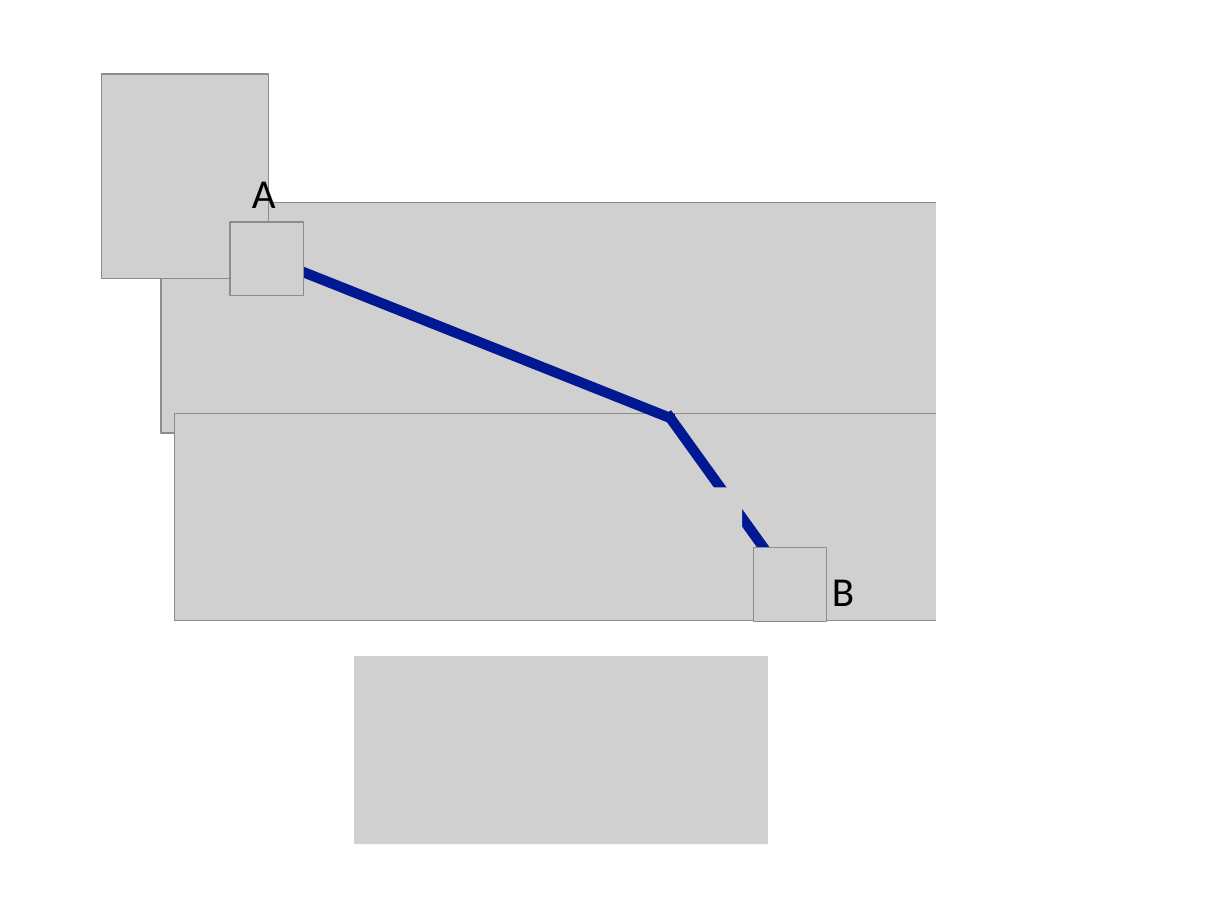
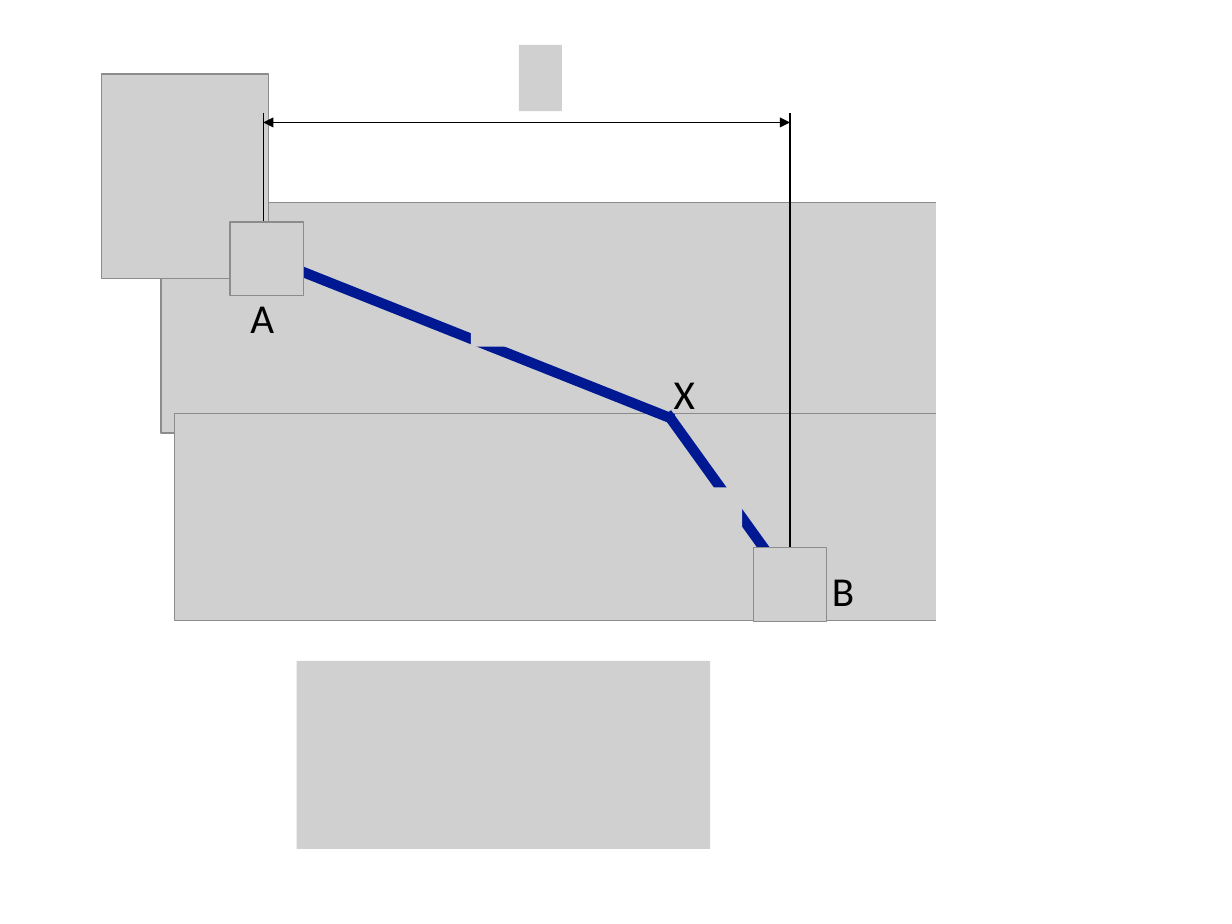
Before and after one commit to kaityo256/classical_mechanics, a slide deck: slide 1 of variational_principle/fig/fig.pptx. Drawn at 1232x924 pixels with LibreOffice and Linux fonts; fonts in the diff are those of the drawing; grey boxes stand for pictures. Boxes give left, top, right and bottom in pixels: in the first picture for what was removed or moved away, otherwise in the second. Text is boxed around its words. In the diff, an @@ line names an element or a change of style, - is before the commit and + after.

```diff
--- a/variational_principle/fig/fig.pptx
+++ b/variational_principle/fig/fig.pptx
@@ picture added at (519,44,562,111) @@
@@ line added from (264, 269) to (264, 113), #000000 0.75 pt @@
@@ line added from (790, 584) to (790, 113), #000000 0.75 pt @@
@@ double arrow added from (790, 122) to (264, 122), #000000 0.75 pt @@
@@ picture: place and size @@
-picture at (447,240,517,322)
+picture at (471,265,541,346)
@@ text "A" rewrapped from (252,174,276,218) to (250,306,274,333) @@
@@ text added at (674,382,695,420), 24 pt, text #000000 @@
+X
@@ picture: place and size @@
-picture at (354,655,768,844)
+picture at (297,660,711,849)
```
Also in this commit, not shown: 1 other slide changed, 1 slide added, 3 other files.
